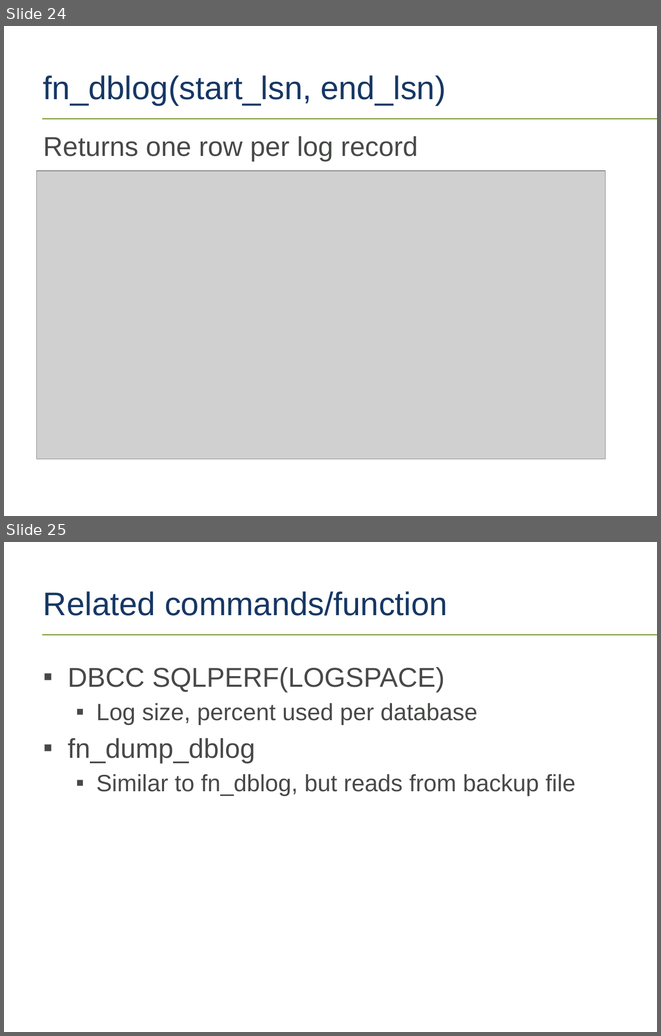
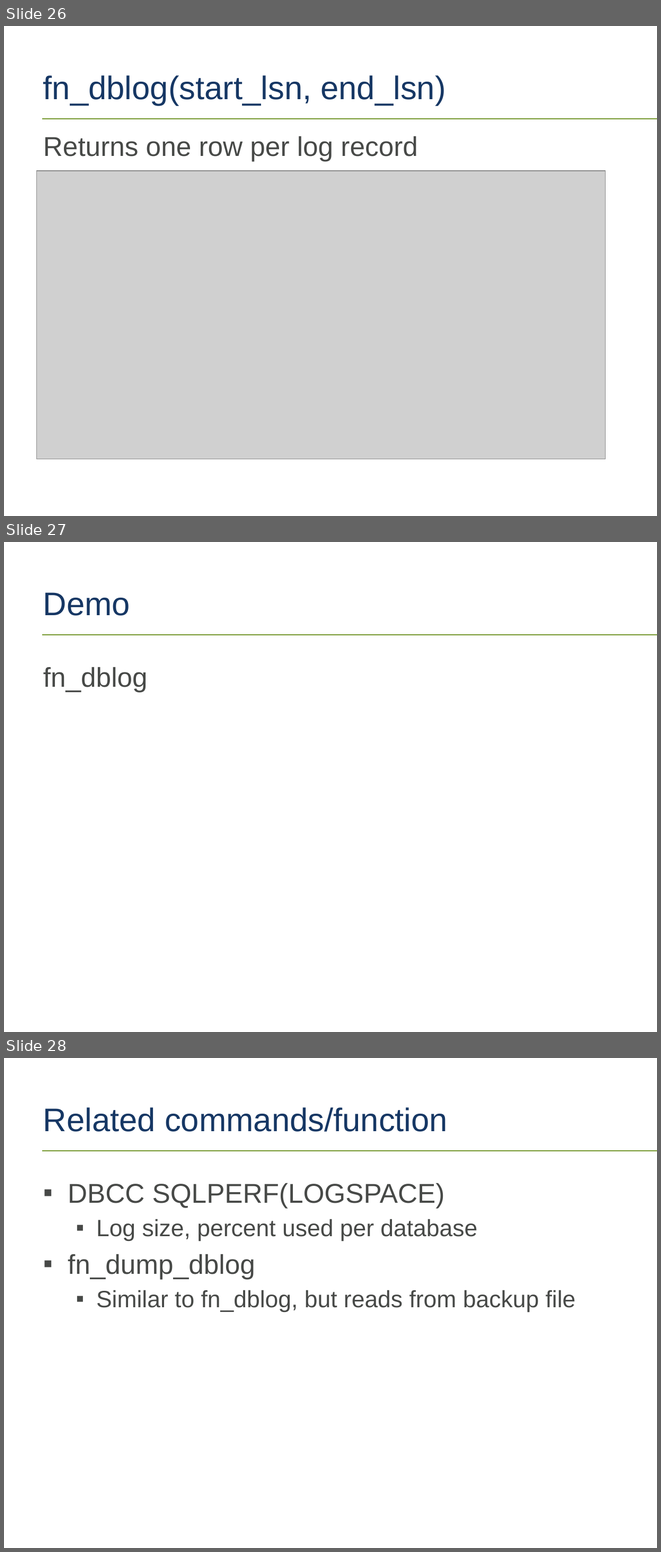
Before and after one commit to tf3604/LogFilePresentation, a slide deck: TransactionLog.pptx. Shown one above the other, each under a label of ours: slides 24 and 25 before the commit, slides 26, 27 and 28 after it. The pictures are 661x1036 and 661x1552 pixels, drawn with LibreOffice and Linux fonts; fonts in the diff are those of the drawing; grey boxes stand for pictures; background and template pictures are left out. Boxes give left, top, right and bottom in pixels: in the first picture for what was removed or moved away, otherwise in the second. Text is boxed around its words. In the diff, an @@ line names an element or a change of style, - is before the commit and + after.

Commit message:
Add demo stubs.

```diff
--- a/TransactionLog.pptx
+++ b/TransactionLog.pptx
@@ slide 27 added at (x1=4, y1=542, x2=657, y2=1032), background #FFFFFF; not listed: 1 template element that a slide beside it also shows @@
@@ title added at (x1=43, y1=592, x2=130, y2=616), 36 pt, text #163764 @@
+Demo
@@ text added at (x1=43, y1=667, x2=148, y2=692), 30 pt, text #474947 @@
+fn_dblog
@@ what was slide 24 is now slide 26 @@
@@ what was slide 25 is now slide 28 @@
```
Also in this commit, not shown: 1 slide changed, 2 other slides added.
